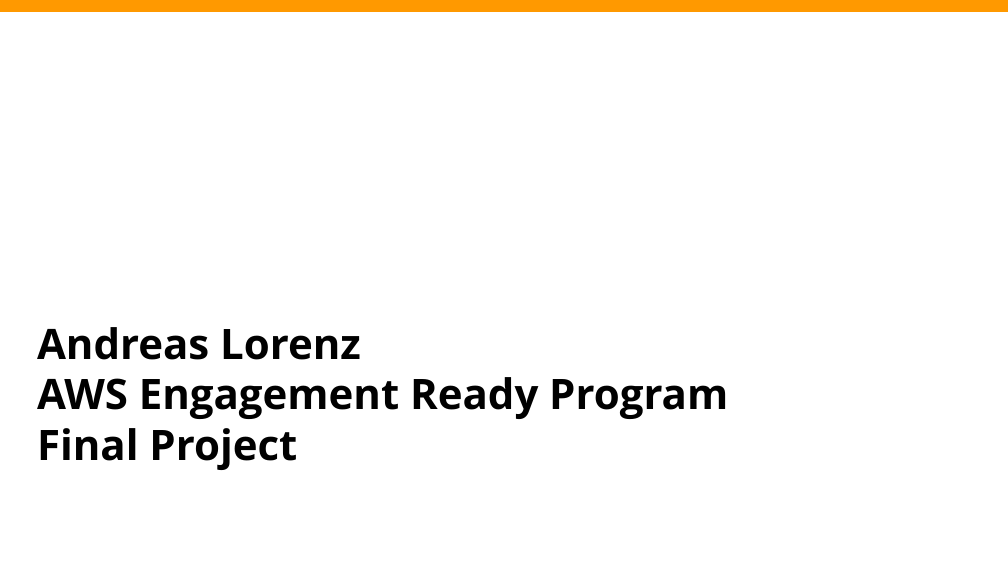
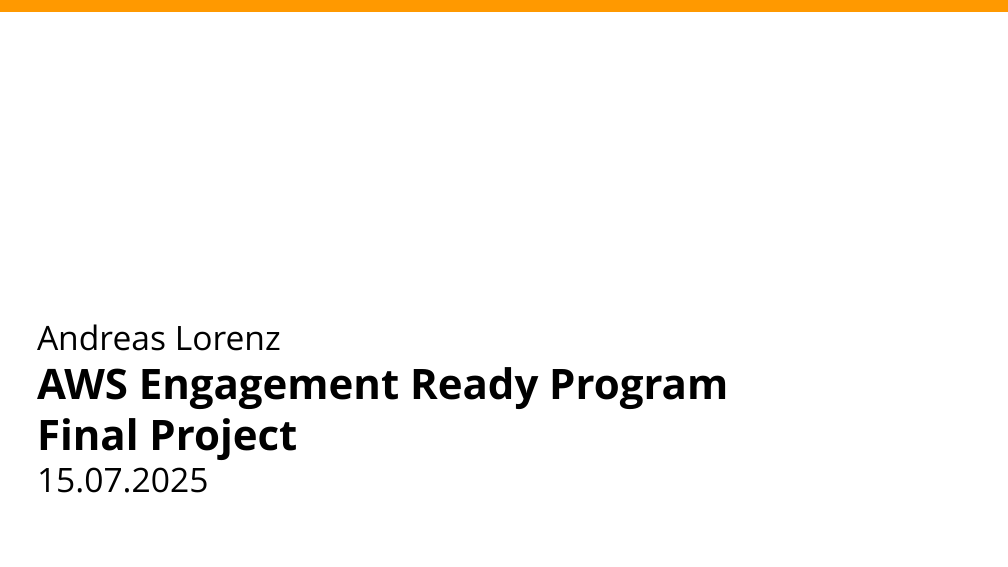
Before and after one commit to xPl1Cit/aws-engagement-ready, a slide deck: slide 1 of AL Final Project Presentation.pptx. Drawn at 1008x567 pixels with LibreOffice and Linux fonts; fonts in the diff are those of the drawing; background and template pictures are left out. Boxes give left, top, right and bottom in pixels: in the first picture for what was removed or moved away, otherwise in the second. Text is boxed around its words. In the diff, an @@ line names an element or a change of style, - is before the commit and + after.

```diff
--- a/AL Final Project Presentation.pptx
+++ b/AL Final Project Presentation.pptx
@@ subtitle at (x1=37, y1=324, x2=281, y2=351): size 40 to 32 pt, bold off in "Andreas Lorenz" @@
@@ subtitle at (x1=37, y1=467, x2=208, y2=493): paragraph added @@
+15.07.2025
```
Also in this commit, not shown: 3 other slides changed.
